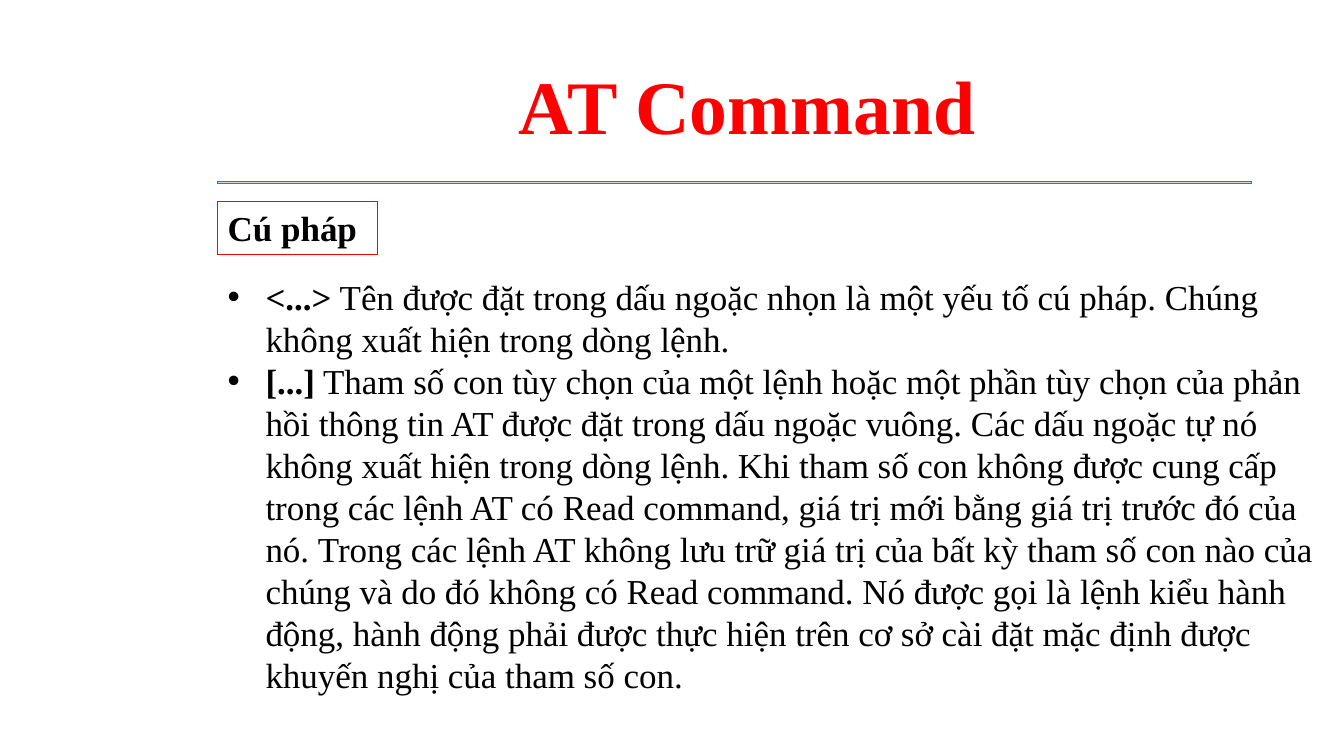
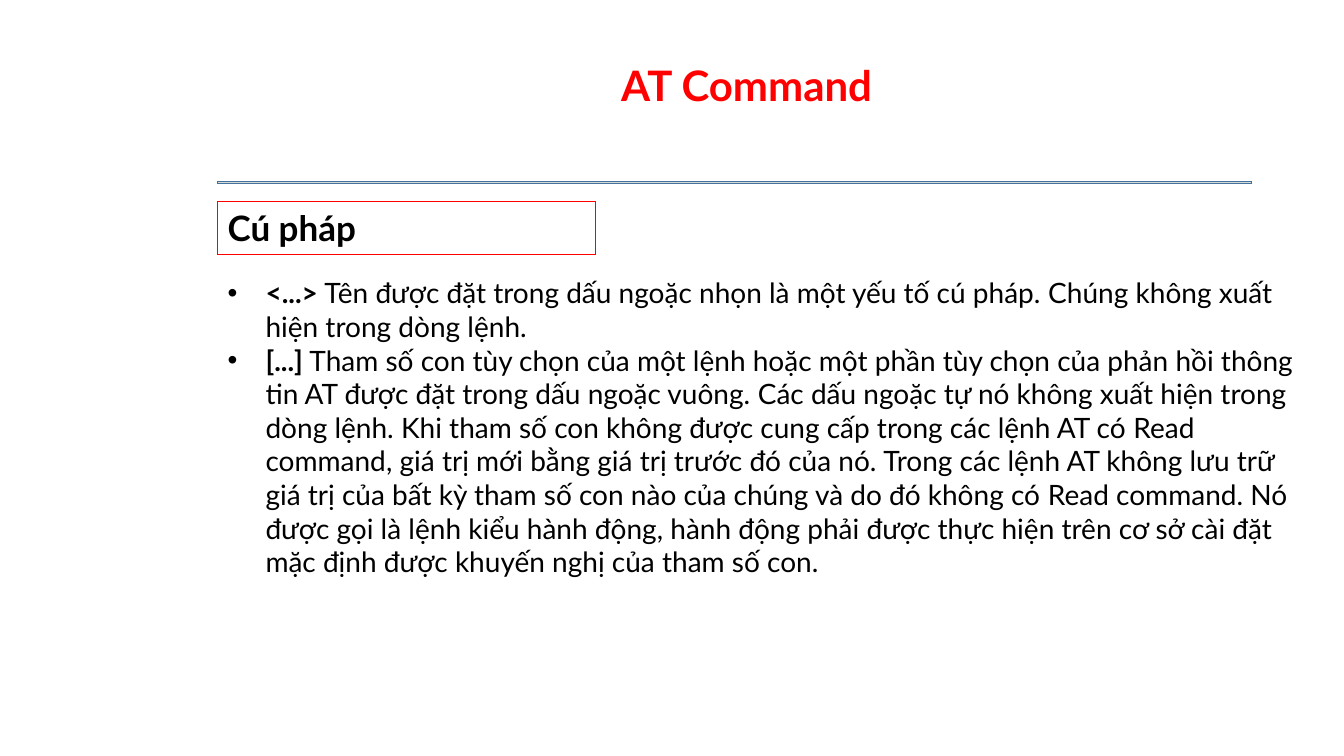
Before and after one commit to daotuyen9244/Indruino-Iot-Project, a slide deck: slide 5 of FW/Tuan/Week 4/Powerpoint tuần 4/AT Command.pptx. Drawn at 1344x756 pixels with LibreOffice and Linux fonts; fonts in the diff are those of the drawing; background and template pictures are left out. Boxes give left, top, right and bottom in pixels: in the first picture for what was removed or moved away, otherwise in the second. Text is boxed around its words. In the diff, an @@ line names an element or a change of style, - is before the commit and + after.

```diff
--- a/FW/Tuan/Week 4/Powerpoint tuần 4/AT Command.pptx
+++ b/FW/Tuan/Week 4/Powerpoint tuần 4/AT Command.pptx
@@ text "AT Command" at (621, 69, 872, 102): size 54 to 30 pt, font Times New Roman to Lato @@
@@ rectangle "Cú pháp": place and size @@
-rectangle "Cú pháp" at (218, 202, 377, 254)
+rectangle "Cú pháp" at (218, 202, 595, 254)
@@ rectangle "Cú pháp" at (218, 202, 595, 254): font Times New Roman to Lato @@
@@ text "<...> Tên được đặt trong ..." at (266, 280, 1293, 577): size 25 to 20 pt, font Times New Roman to Lato @@
```
Also in this commit, not shown: 12 other slides changed, 2 other files.
